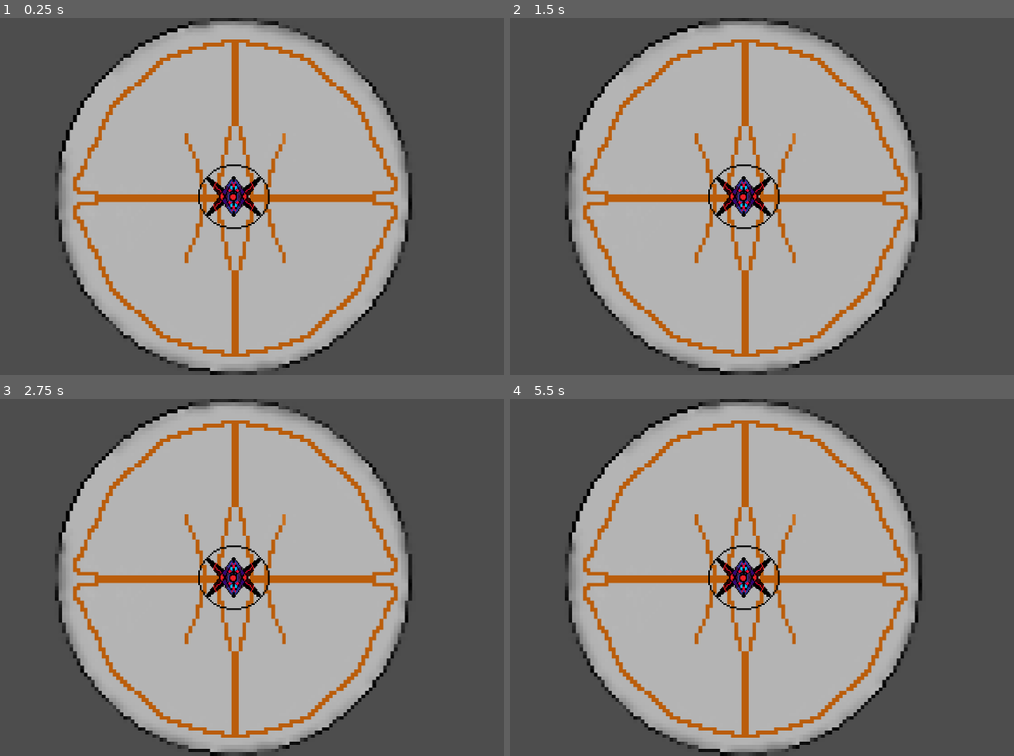
Above: before the commit, frames 1-4 (two rows, left to right).
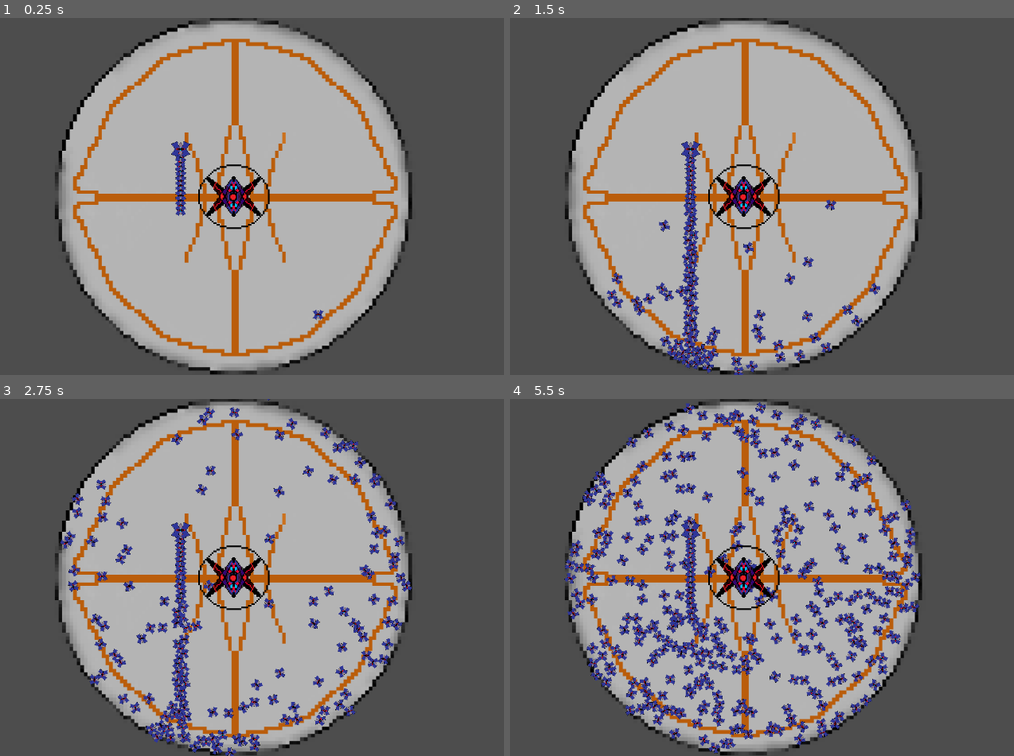
Above: after the commit, the same moments.

Repository: pepegmaer2141-cmd/parry-desvio-1
Game: Godot game, scene res://nave.tscn
Two runs of this game, one before a commit and one after it. Both use one fixed random seed, a clock stepped at 60 frames per second and the inputs below.
Inputs:
- Up to frame 1 (0.25 s): no input
- Up to frame 2 (1.5 s): no input
- Up to frame 3 (2.75 s): no input
- Up to frame 4 (5.5 s): no input

The runs differ from the first frame. In frame 1, 2.2% of the frame differs, in the area x 10-82%, y 0-100%; in frame 2, 4.8%; in frame 3, 7.9%; in frame 4, 14%.
Error before the commit: Invalid assignment of property or key 'position' with value of type 'NodePath' on a base object of type 'RigidBody2D'. (res://scrip)

Commit message:
añadido spawn de balas

Diff:
--- a/parry-desvio-1/nave.tscn
+++ b/parry-desvio-1/nave.tscn
@@ -37,7 +37,7 @@
 metadata/_edit_vertical_guides_ = [-360.0]
 
 [node name="circulo exterior" type="StaticBody2D" parent="."]
-position = Vector2(-154, -44)
+position = Vector2(-1, 0)
 collision_layer = 3
 collision_mask = 2
 metadata/_edit_group_ = true
@@ -59,7 +59,7 @@
 
 [node name="nave" type="Sprite2D" parent="."]
 top_level = true
-position = Vector2(104, -296.00003)
+position = Vector2(257, -251.00002)
 scale = Vector2(1.9509876, 2.0646522)
 texture = ExtResource("1_ltewx")
 metadata/_edit_group_ = true
@@ -81,20 +81,25 @@
 position = Vector2(-12.814026, -10.655533)
 scale = Vector2(1.5376828, 1.453029)
 sprite_frames = SubResource("SpriteFrames_gi7du")
-frame_progress = 0.96251553
+frame_progress = 0.07049588
 metadata/_edit_group_ = true
 
 [node name="spawner" type="Node2D" parent="."]
+position = Vector2(-48, -43)
 script = ExtResource("1_xrwbh")
 pelotitas_scene = ExtResource("2_ij32g")
+metadata/_edit_group_ = true
 
 [node name="Timer" type="Timer" parent="spawner"]
-wait_time = 3.0
+wait_time = 0.001
 autostart = true
 ignore_time_scale = true
 
 [node name="spawn" type="Marker2D" parent="spawner"]
-position = Vector2(-349, -262)
 gizmo_extents = 30.0
+metadata/_edit_group_ = true
+
+[node name="bala" parent="." instance=ExtResource("2_ij32g")]
+position = Vector2(153, 98)
 
 [connection signal="timeout" from="spawner/Timer" to="spawner" method="_on_timer_timeout"]
--- a/parry-desvio-1/pelotitas.tscn
+++ b/parry-desvio-1/pelotitas.tscn
@@ -10,7 +10,6 @@
 size = Vector2(54.69615, 46.835434)
 
 [node name="bala" type="RigidBody2D"]
-position = Vector2(238, 196)
 scale = Vector2(1.8099997, 1.5799998)
 collision_layer = 2
 collision_mask = 2
@@ -23,8 +22,8 @@
 metadata/_edit_group_ = true
 
 [node name="colision pared" type="CollisionShape2D" parent="."]
-position = Vector2(0.27624893, -4.5776367e-05)
-scale = Vector2(0.4, 0.4)
+position = Vector2(0.27624512, -4.5776367e-05)
+scale = Vector2(0.20000002, 0.2)
 shape = SubResource("RectangleShape2D_16lm7")
 
 [node name="balas" type="Sprite2D" parent="."]
--- a/parry-desvio-1/scrip q spawnea balas.gd
+++ b/parry-desvio-1/scrip q spawnea balas.gd
@@ -2,12 +2,12 @@
 
 var pelotitas = preload("res://pelotitas.tscn").instantiate()
 @export var pelotitas_scene: PackedScene
-var spawn
+var spawny
 
 func _ready():
-	spawn = NodePath("juego/spawner/spawn:position")
+	spawny = NodePath("spawner/spawn:position")
 
 func _on_timer_timeout() -> void:
 	var enemy = pelotitas_scene.instantiate()
-	enemy.position = spawn
-	get_parent().add_child(enemy)
+	enemy.position = position
+	add_child(enemy)
